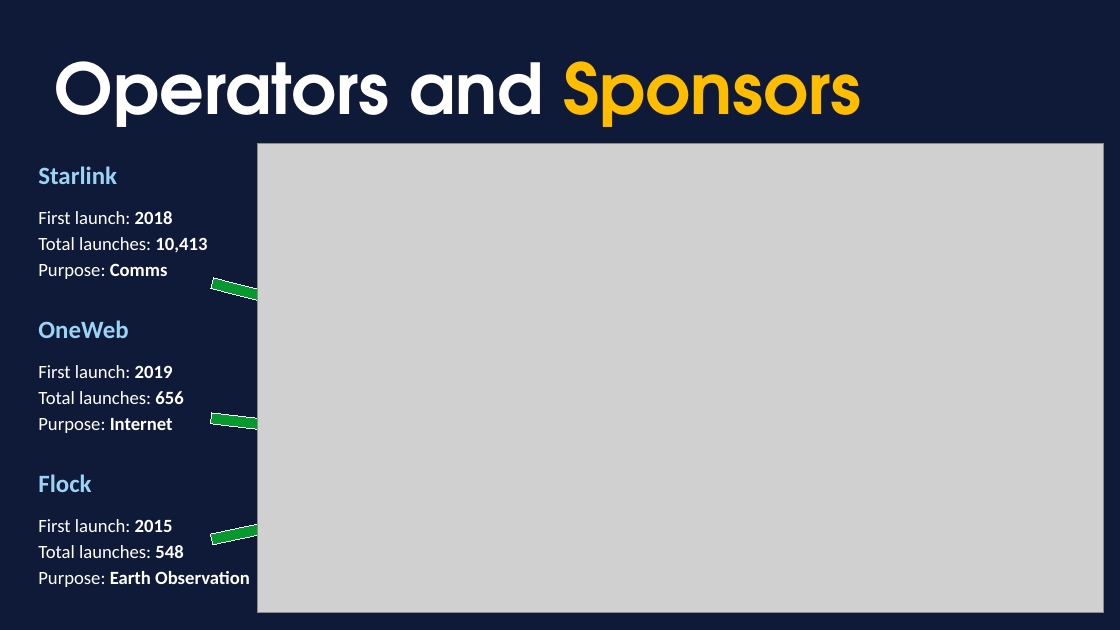
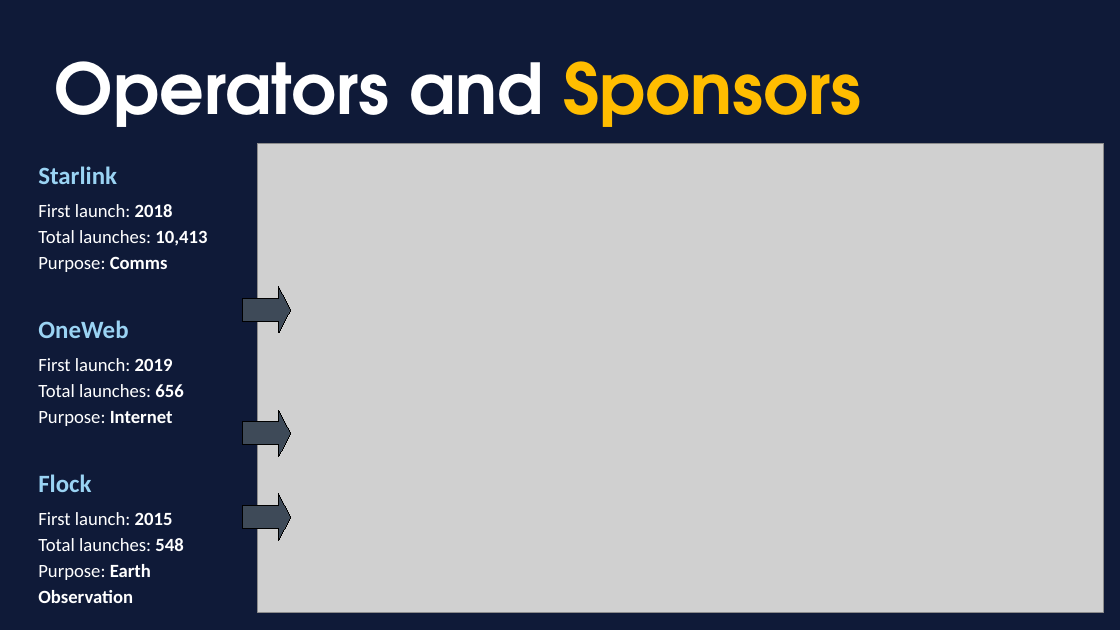
Before and after one commit to daemonchild/cardiffmet-dat5001-visualisation-of-data, a slide deck: slide 9 of assessment/presentation/DAT5001-TomRowan-ST20285213-From_Launch_to_Litter_Orbital_Overload.pptx. Drawn at 1120x630 pixels with LibreOffice and Linux fonts; fonts in the diff are those of the drawing; grey boxes stand for pictures. Boxes give left, top, right and bottom in pixels: in the first picture for what was removed or moved away, otherwise in the second. Text is boxed around its words. In the diff, an @@ line names an element or a change of style, - is before the commit and + after.

```diff
--- a/assessment/presentation/DAT5001-TomRowan-ST20285213-From_Launch_to_Litter_Orbital_Overload.pptx
+++ b/assessment/presentation/DAT5001-TomRowan-ST20285213-From_Launch_to_Litter_Orbital_Overload.pptx
@@ text "First launch: 2018": place and size @@
-text "First launch: 2018" at box(38, 211, 207, 279)
+text "First launch: 2018" at box(38, 204, 207, 272)
@@ right arrow at box(242, 287, 291, 333): fill #069A2E to #3E4A58; outline #FFFFFF 0 pt to #000000 0 pt; proportions changed; rotation 14 to 0 degrees @@
@@ text "First launch: 2019": place and size @@
-text "First launch: 2019" at box(38, 365, 183, 433)
+text "First launch: 2019" at box(38, 358, 183, 426)
@@ right arrow at box(242, 410, 291, 456): fill #069A2E to #3E4A58; outline #FFFFFF 0 pt to #000000 0 pt; proportions changed; rotation 6 to 0 degrees @@
@@ text "First launch: 2015": place and size @@
-text "First launch: 2015" at box(38, 519, 250, 587)
+text "First launch: 2015" at box(38, 512, 183, 603)
@@ right arrow at box(242, 494, 291, 540): fill #069A2E to #3E4A58; outline #FFFFFF 0 pt to #000000 0 pt; proportions changed; rotation 348 to 0 degrees @@
@@ text at box(38, 564, 151, 603): text changed @@
-Purpose: Earth Observation
+Purpose: Earth
+Observation
```
Also in this commit, not shown: 4 other slides changed, 6 slides added, 6 slides removed, 8 other files.
